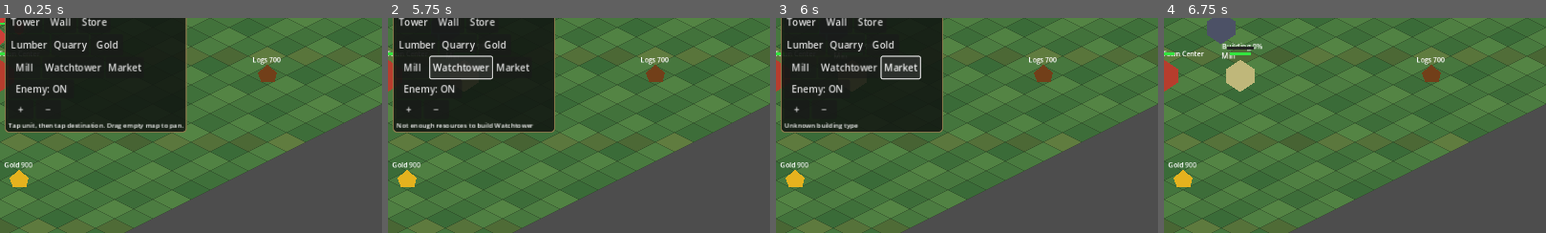
Above: before the commit, frames 1-4 (left to right).
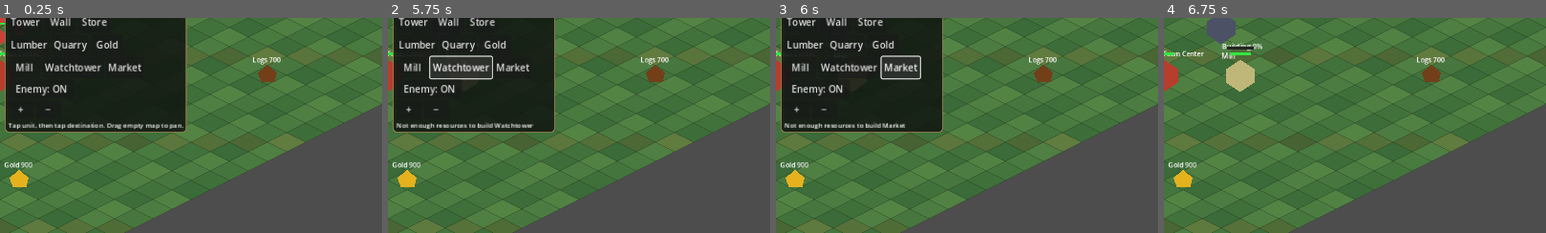
Above: after the commit, the same moments.

Repository: noub1234567-cmd/Medieval-RTS-Test
Game: Godot game, scene res://scenes/main.tscn
Same seed, same stepped clock (60 frames per second), same inputs: the game is played once before the commit and once after it.
Inputs:
- Up to frame 1 (0.25 s): no input
- Up to frame 2 (5.75 s): click "Farm" at 0.5 s; click "House" at 1.25 s; click "Barracks" at 2 s; click "Wall" at 2.75 s; click "Quarry" at 3.5 s; click "Mill" at 4.25 s; click "Watchtower" at 5 s
- Up to frame 3 (6 s): click "Market" at 5.75 s
- Up to frame 4 (6.75 s): click "−" at 6.5 s
The pictures show only the part of the screen within x 0-50%, y 22-72%; the shares and areas given below are measured in that part.

Frames 1-2 are identical in both runs. In frame 3, 0.5% of the frame differs, in the area x 2-34%, y 48-52%; in frame 4, nothing differs.

Commit message:
Fix missing Market construction cost

Diff:
--- a/scripts/game.gd
+++ b/scripts/game.gd
@@ -64,7 +64,7 @@
 var storage_points: Array[Node2D] = []
 var storage_capacity := 4000
 const ResourceNodeScript := preload("res://scripts/resource_node.gd")
-var building_cost := {"Farm": {"wood": 80, "gold": 30}, "Hou …(339 unchanged characters)… : 50}, "Mill": {"wood": 150, "gold": 50}}
+var building_cost := {"Farm": {"wood": 80, "gold": 30}, "Hou …(339 unchanged characters)… : 50}, "Mill": {"wood": 150, "gold": 50}, "Market": {"wood": 120, "gold": 60}}
 
 func _ready() -> void:
 	var overlay := OverlayScene.instantiate()
